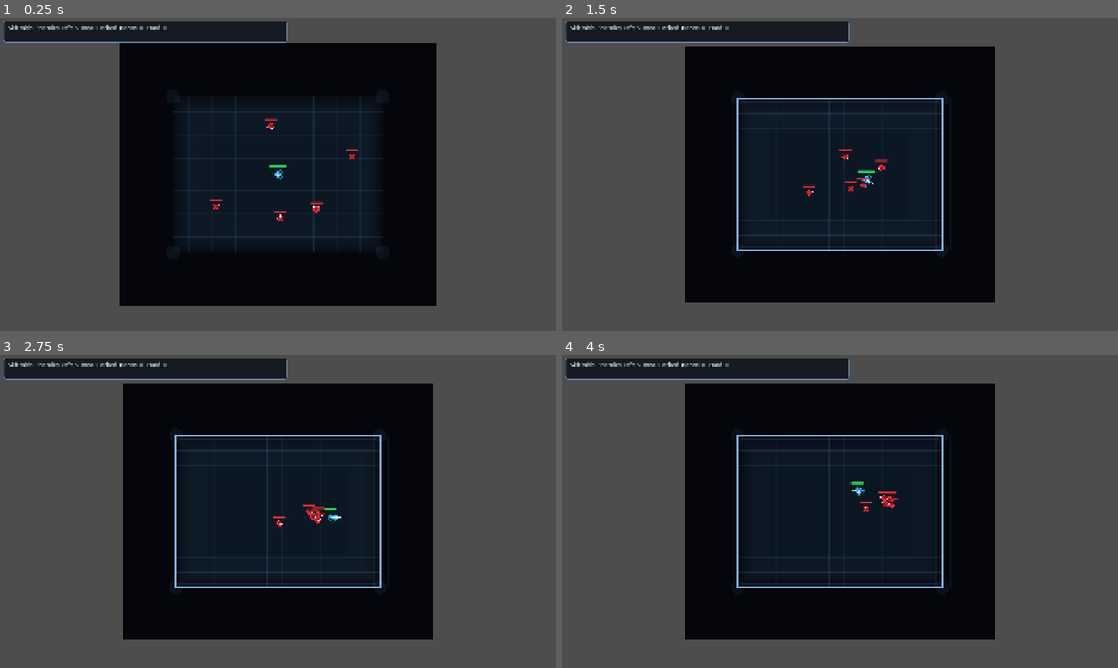
Above: before the commit, frames 1-4 (two rows, left to right).
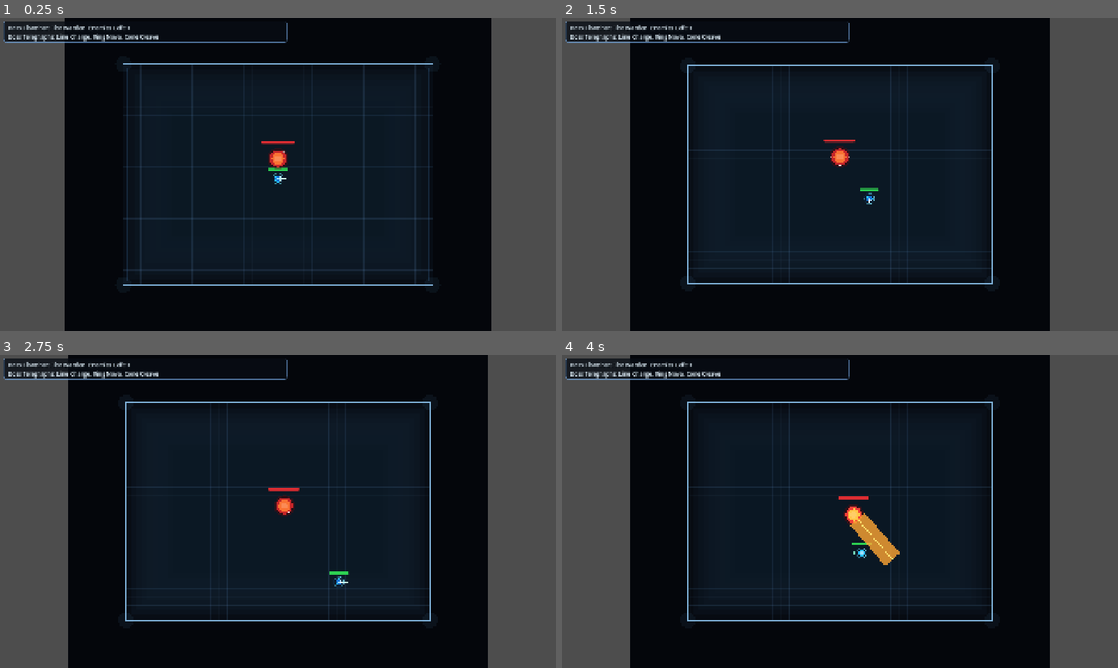
Above: after the commit, the same moments.

Repository: Excellund/AbyssalDescent
Game: Godot game, scene res://scenes/Main.tscn
Two runs of this game, one before a commit and one after it. Both use one fixed random seed, a clock stepped at 60 frames per second and the inputs below.
Inputs (mouse positions are in pixels of both pictures, inside the frame that each line leads up to):
- Up to frame 1 (0.25 s): no input
- Up to frame 2 (1.5 s): move the mouse to (962, 158) at 0.52 s; hold D (move_right) 0.53-1.28 s; click (962, 158) at 0.6 s; move the mouse to (728, 190) at 1.27 s; hold S (move_down) from 1.28 s (still down); tap Space (dash) at 1.35 s
- Up to frame 3 (2.75 s): move the mouse to (333, 442) at 2.02 s; release S (move_down) at 2.03 s; hold D (move_right) from 2.03 s (still down); tap E (interact) at 2.1 s
- Up to frame 4 (4 s): move the mouse to (812, 574) at 2.77 s; release D (move_right) at 2.78 s; hold W (move_up) 2.78-3.53 s; click (812, 574) at 2.85 s; move the mouse to (1006, 558) at 3.52 s; hold A (move_left) from 3.53 s (still down); tap Space (dash) at 3.6 s

The runs differ from the first frame. In frame 1, 38% of the frame differs, in the area x 1-89%, y 0-100%; in frame 2, 42%, in the area x 1-88%, y 0-100%; in frame 3, 42%; in frame 4, 36%.

Commit message:
Feat: Jump to the boss

Diff:
--- a/scenes/Main.tscn
+++ b/scenes/Main.tscn
@@ -8,5 +8,6 @@
 debug_apply_test_powers_on_start = true
 debug_skip_starting_boon_selection = true
 debug_start_power_ids = PackedStringArray("razor_wind", "rupture_wave")
+debug_run_state = 1
 
 [node name="Player" parent="." unique_id=1831438957 instance=ExtResource("1_elqb8")]
--- a/scripts/world_generator.gd
+++ b/scripts/world_generator.gd
@@ -4,6 +4,8 @@
 const ENEMY_CHARGER_SCRIPT := preload("res://scripts/enemy_charger.gd")
 const ENEMY_BOSS_SCRIPT := preload("res://scripts/enemy_boss.gd")
 const POWER_REGISTRY := preload("res://scripts/power_registry.gd")
+const DEBUG_RUN_NORMAL := 0
+const DEBUG_RUN_FIRST_BOSS := 1
 
 @export var player_path: NodePath = NodePath("Player")
 @export var encounter_count: int = 5
@@ -33,6 +35,7 @@
 @export var debug_skip_starting_boon_selection: bool = false
 @export var debug_start_power_ids: PackedStringArray = PackedStringArray()
 @export_multiline var debug_start_command: String = ""
+@export_enum("Normal", "First Boss") var debug_run_state: int = DEBUG_RUN_NORMAL
 
 var player: Node2D
 var player_camera: Camera2D
@@ -88,6 +91,10 @@
 	_create_hud()
 	_create_boon_ui()
 	_apply_debug_start_powers_if_needed()
+	if debug_run_state != DEBUG_RUN_NORMAL:
+		_apply_debug_run_state(_debug_run_state_to_key(debug_run_state))
+		queue_redraw()
+		return
 	if debug_skip_starting_boon_selection:
 		_begin_room(_build_skirmish_profile(room_depth))
 	else:
@@ -126,6 +133,67 @@
 
 func start_run_with_command(command: String) -> Dictionary:
 	return start_run_with_powers(_parse_power_command(command))
+
+func go_do_that_thing(state: String) -> Dictionary:
+	return _apply_debug_run_state(state)
+
+func _debug_run_state_to_key(state_value: int) -> String:
+	if state_value == DEBUG_RUN_FIRST_BOSS:
+		return "first_boss"
+	return "normal"
+
+func _apply_debug_run_state(state: String) -> Dictionary:
+	var normalized := state.strip_edges().to_lower()
+	for keyword in ["go", "to", "do", "that", "thing", "state", "run", "at", "the"]:
+		normalized = normalized.replace(keyword, " ")
+	for sep in [",", ";", "|", "\n", "\t", "-"]:
+		normalized = normalized.replace(sep, " ")
+	normalized = normalized.strip_edges()
+
+	if normalized.is_empty():
+		normalized = _debug_run_state_to_key(debug_run_state)
+
+	var aliases := {
+		"boss": "first_boss",
+		"first boss": "first_boss",
+		"boss1": "first_boss",
+		"boss 1": "first_boss"
+	}
+	if aliases.has(normalized):
+		normalized = String(aliases[normalized])
+
+	if normalized == "normal":
+		return {"ok": true, "state": "normal", "note": "No debug jump applied."}
+
+	if normalized != "first_boss":
+		return {"ok": false, "state": normalized, "note": "Unknown state. Use first_boss."}
+
+	# Reset transient UI and encounter state before jumping.
+	boon_selection_active = false
+	pending_initial_boon = false
+	reward_selection_mode = "boon"
+	boon_choices.clear()
+	if boon_layer != null:
+		boon_layer.visible = false
+	_set_combat_paused(false)
+	choosing_next_room = false
+	door_options.clear()
+	pending_room_reward = "none"
+	run_cleared = false
+	in_boss_room = false
+	active_room_enemy_count = 0
+	_clear_all_enemies()
+
+	if is_instance_valid(player):
+		player.global_position = Vector2.ZERO
+
+	rooms_cleared = encounter_count
+	room_depth = encounter_count
+	boss_unlocked = true
+	_begin_boss_room()
+
+	_update_hud()
+	return {"ok": true, "state": normalized}
 
 func _apply_debug_start_powers_if_needed() -> void:
 	if not debug_apply_test_powers_on_start:
